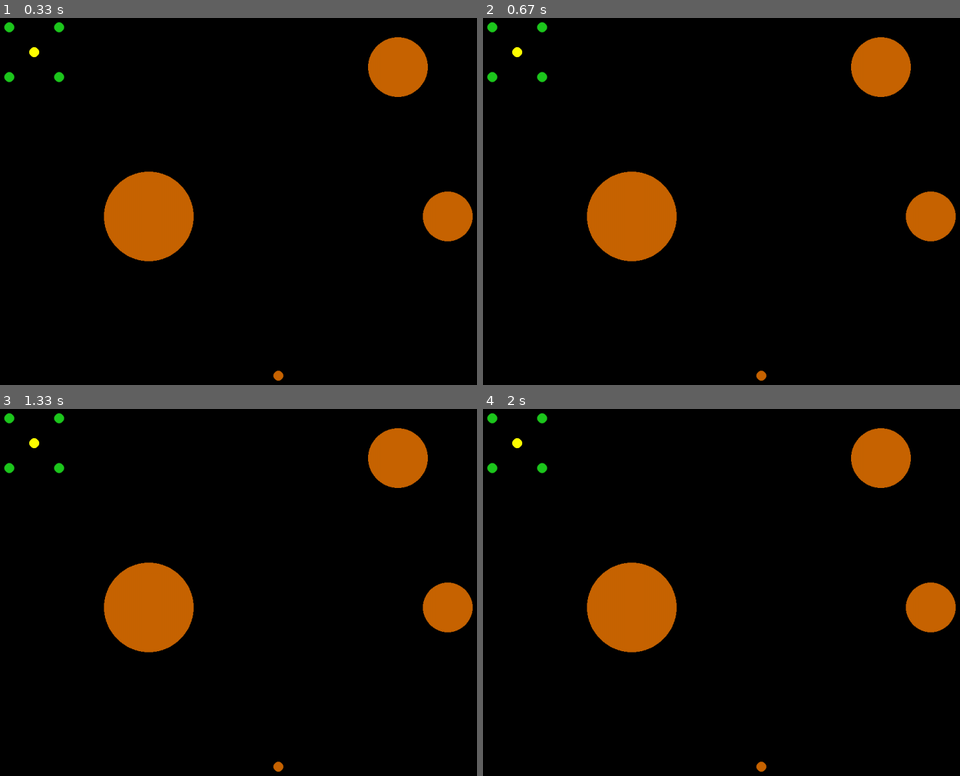
Above: before the commit, frames 1-4 (two rows, left to right).
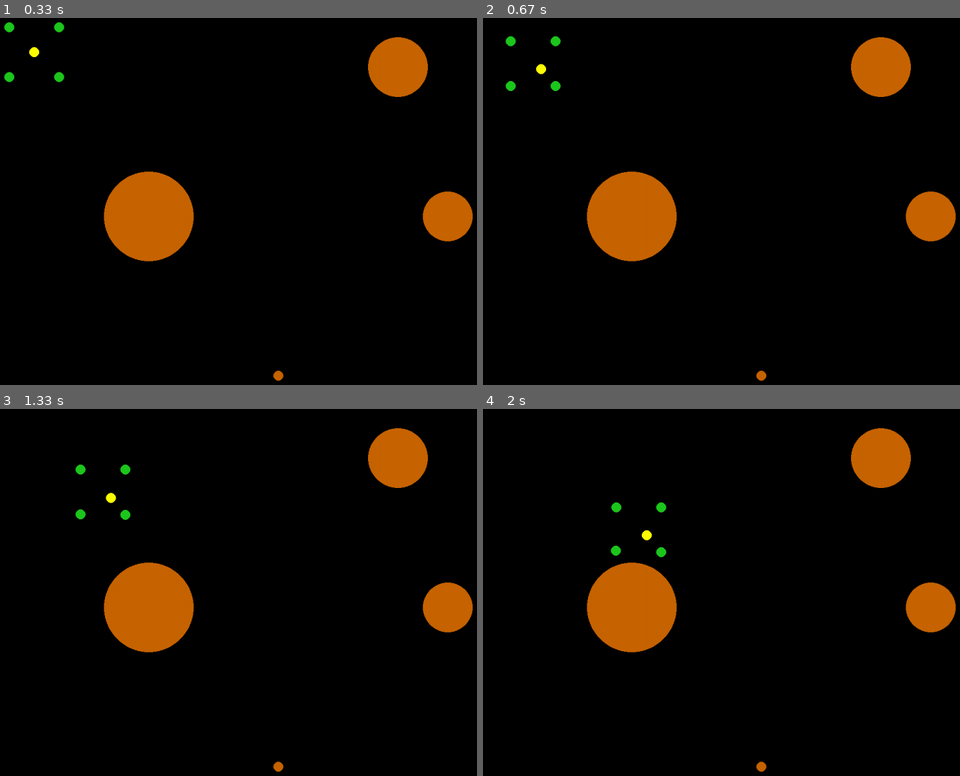
Above: after the commit, the same moments.

Repository: AntonioNvs/Faculdade
Game: pygame game, started from ROBOTICA/STUDYING/CamposVetoriais/formations.py
Two runs of this game, one before a commit and one after it. Both use one fixed random seed, a clock stepped at 60 frames per second and the inputs below.
Inputs (mouse positions are in pixels of both pictures, inside the frame that each line leads up to):
- Up to frame 1 (0.33 s): no input
- Up to frame 2 (0.67 s): press the mouse at (783, 241) at 0.37 s; move the mouse to (711, 230) at 0.47 s; release the mouse at (635, 219) at 0.6 s
- Up to frame 3 (1.33 s): no input
- Up to frame 4 (2 s): no input

Frame 1 is identical in both runs. In frame 2, 0.5% of the frame differs, in the area x 0-17%, y 1-20%; in frame 3, 0.5%; in frame 4, 0.5%, in the area x 0-39%, y 1-41%.

Commit message:
Anotations about dynamic alocation and txt files on C

Diff:
--- a/ROBOTICA/STUDYING/CamposVetoriais/formations.py
+++ b/ROBOTICA/STUDYING/CamposVetoriais/formations.py
@@ -63,6 +63,9 @@
     for robot in self.robots:
       dist += np.linalg.norm(self.center_robot.get_vertice_goal(self.robots, robot, self.square_size) - robot.pos)
 
+    dist += np.linalg.norm(self.center_robot.pos - goal)
+    print(dist)
+
     return dist
 
 
@@ -79,13 +82,13 @@
         goal = np.array(pygame.mouse.get_pos())
 
         # Until the distance is more than one pixel, the robot will move
-        while self.sum_of_distance_of_all_robots(goal) > 2*math.sqrt(2)*self.square_size:
+        while self.sum_of_distance_of_all_robots(goal) >= 5:
           for robot in self.robots + [self.center_robot]:
             if robot == self.center_robot:
-                katt = 0.5
+                katt = 0.3
                 robot_goal = goal
             else:
-                katt = 2
+                katt = 0.5
                 robot_goal = self.center_robot.get_vertice_goal(self.robots, robot, self.square_size)
 
             # Calculate the attraction force.
@@ -95,7 +98,7 @@
             frep = np.array([0.0, 0.0])
             y = 2
             min_distance = 25
-            krep = 5*10e4
+            krep = 4*10e4
 
             for obstacule in self.obstacules + self.robots + [self.center_robot]:
               if obstacule == robot:
--- /dev/null
+++ b/SEMESTRES/1/PDS/studies/test.txt
@@ -0,0 +1,4 @@
+Hello World
+Hello universe.
+Hi!!
+a
Not shown, added: SEMESTRES/1/PDS/studies/a.out
Not shown, added: SEMESTRES/1/PDS/studies/dynamic-alocation.c
Not shown, added: SEMESTRES/1/PDS/studies/files.c
